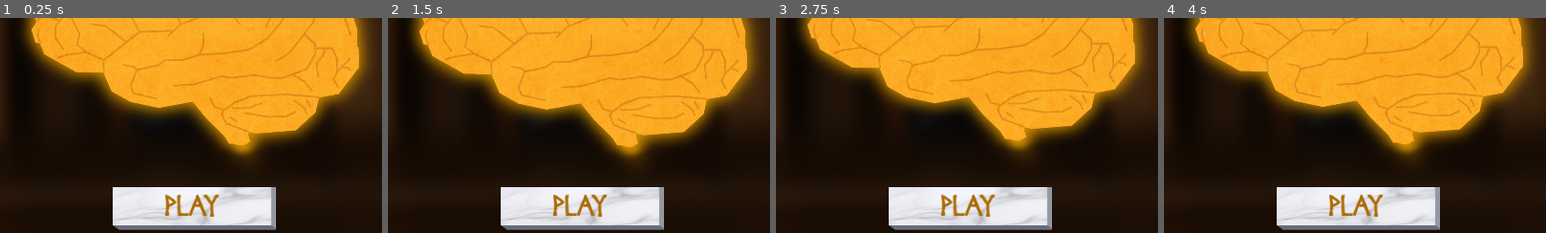
Above: before the commit, frames 1-4 (left to right).
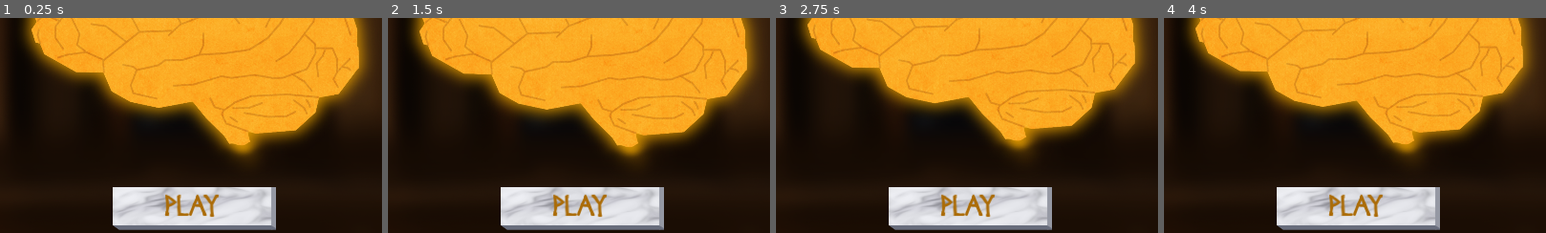
Above: after the commit, the same moments.

Repository: hulien22/ldjam54
Game: Godot game, scene res://scenes/mainmenu.tscn
Two runs of this game, one before a commit and one after it. Both use one fixed random seed, a clock stepped at 60 frames per second and the inputs below. The engine's default icon, where the game draws it, is replaced by a stand-in: a white triangle on a blue panel in a dark square.
Inputs (mouse positions are % of the whole screen's width and height, from its top left):
- Up to frame 1 (0.25 s): no input
- Up to frame 2 (1.5 s): move the mouse to (72, 45) at 0.52 s; tap Backspace (keybspace) at 0.6 s; click (72, 45) at 0.67 s; drag from (30, 55) to (45, 70) at 1.27 s
- Up to frame 3 (2.75 s): move the mouse to (60, 28) at 2.02 s; tap Backspace (keybspace) at 2.1 s; click (60, 28) at 2.17 s
- Up to frame 4 (4 s): drag from (45, 70) to (20, 35) at 2.77 s; move the mouse to (80, 65) at 3.52 s; tap Backspace (keybspace) at 3.6 s; click (80, 65) at 3.67 s
The pictures show only the part of the screen within x 24-74%, y 47-97%; the shares and areas given below are measured in that part.

The runs differ from the first frame. In frame 1, 1.7% of the frame differs, in the area x 29-71%, y 78-97%; in frame 2, 1.7%; in frame 3, 1.7%; in frame 4, 1.7%.

Commit message:
remove debug output

Diff:
--- a/project.godot
+++ b/project.godot
@@ -10,10 +10,11 @@
 
 [application]
 
-config/name="ldjam54"
+config/name="Minimus Brainius"
 run/main_scene="res://scenes/mainmenu.tscn"
 config/features=PackedStringArray("4.1", "Forward Plus")
-config/icon="res://art/icon.svg"
+boot_splash/image="res://art/Backgrounds/Main_BG.png"
+config/icon="res://art/Icons/Brain_Icon.png"
 
 [autoload]
 
--- a/scenes/dev/generate_tactics.gd
+++ b/scenes/dev/generate_tactics.gd
@@ -16,7 +16,7 @@
 
 func select_score(score:int):
 	# print message to copy into code
-	print("\t\"" + t1.name_ + "-" + t2.name_ + "\" : " + str(score) + ",");
+	#print("\t\"" + t1.name_ + "-" + t2.name_ + "\" : " + str(score) + ",");
 	# insert into map so we don't pick again.
 	Global.tactics_score[t1.name_ + "-" + t2.name_] = score;
 	gen_next()
--- a/scripts/Brain.gd
+++ b/scripts/Brain.gd
@@ -22,7 +22,7 @@
 var update_button_scene: Node2D;
 
 func _ready():
-	print("test")
+#	print("test")
 	for h in size.y:
 		var str= ""
 		grid.append([])
@@ -39,7 +39,7 @@
 			else:
 				gridTile.lock();
 			grid[h].append(gridTile)
-		print(str)
+#		print(str)
 			#var char = word[x][y]
 			#var tile = tileScene.instantiate()
 			#tile.scale = Vector2(tileScale,tileScale)
@@ -104,18 +104,18 @@
 	var grid_width = (max_col - min_col + bonus) * get_tile_width();
 	var grid_height = (max_row - min_row + bonus) * get_tile_width();
 
-	print(grid_width, " ", grid_height, " ", bwidth, " ", bheight);
+#	print(grid_width, " ", grid_height, " ", bwidth, " ", bheight);
 	# want the ratio of brain:grid to be 1.1:1
 	$BG.scale.x = (target_brain_grid_ratio * grid_width) / bwidth;
 	$BG.scale.y = (target_brain_grid_ratio * grid_height) / bheight;
 
 func move_grid_word_tiles():
 	for word_tile in word_tiles:
-		print(word_tile.word, " ", word_tile.grid_posn);
+#		print(word_tile.word, " ", word_tile.grid_posn);
 		if word_tile.on_grid():
 			word_tile.global_position.x = $GridHolder.global_position.x + word_tile.grid_posn.x * get_tile_width();
 			word_tile.global_position.y = $GridHolder.global_position.y + word_tile.grid_posn.y * get_tile_width();
-			print(word_tile.word, " ", word_tile.global_position);
+#			print(word_tile.word, " ", word_tile.global_position);
 
 func render():
 	render_grid();
@@ -155,7 +155,7 @@
 	update_button_scene = scene;
 
 func _on_tile_clicked(gridPosn:Vector2):
-	print(gridPosn)
+#	print(gridPosn)
 	if state_ == Global.BrainState.EXPANDING:
 		var clickedTile = grid[gridPosn.y][gridPosn.x]
 		if clickedTile.isLocked():
@@ -229,15 +229,15 @@
 
 
 func _handle_clicked_word_tile(word_tile: WordTile, selected:bool):
-	print("CLICKED ", word_tile.word, " ", word_tile);
+#	print("CLICKED ", word_tile.word, " ", word_tile);
 	combat_scene.add_word_tile(word_tile, selected);
 
 
 func _handle_dropped_word_tile(word_tile: WordTile):
-	print("DROPPED ", word_tile.word, " ", word_tile);
+#	print("DROPPED ", word_tile.word, " ", word_tile);
 	var res:Array = check_for_valid_placement(word_tile);
 
-	print(res);
+#	print(res);
 	if (res[0] && res[1]):
 		# invalid spot to be dropped, return word tile back to previous location
 		word_tile.return_to_prev_loc();
--- a/scripts/Global.gd
+++ b/scripts/Global.gd
@@ -11,11 +11,11 @@
 	var file = FileAccess.open(words_file.resource_path, FileAccess.READ)
 	data = JSON.parse_string(file.get_as_text())
 	load_debate_questions();
-	print(data.words.positive)
-	print(get_word())
-	print(get_word())
-	print(get_word())
-	print(get_word())
+#	print(data.words.positive)
+#	print(get_word())
+#	print(get_word())
+#	print(get_word())
+#	print(get_word())
 	reset_used_prompts()
 
 func get_word() -> String:
--- a/scripts/Location.gd
+++ b/scripts/Location.gd
@@ -46,7 +46,7 @@
 		add_child(line)
 
 func _on_pressed():
-	print("here")
+	#print("here")
 	activate(false)
 	moved_to_location.emit(self)
 	for connection in connections:
--- a/scripts/Map.gd
+++ b/scripts/Map.gd
@@ -94,7 +94,7 @@
 	current_location = location
 	$PlayerMapMarker.position = location.position
 	moved_to_location.emit(location)
-	print(location.position)
+	#print(location.position)
 
 func set_enabled(enabled: bool = true):
 	for connection in current_location.connections:
--- a/scripts/WordTile.gd
+++ b/scripts/WordTile.gd
@@ -79,7 +79,7 @@
 	else:
 		emit_signal("was_dropped", self);
 
-	print("is selected",isSelected)
+	#print("is selected",isSelected)
 
 func return_to_prev_loc():
 	global_position = picked_up_posn;
@@ -90,7 +90,7 @@
 		direction = Direction.DOWN;
 
 func set_clicked(isSel: bool):
-	print("CLICKED ", word, " ", isSel);
+	#print("CLICKED ", word, " ", isSel);
 	if (isSel):
 		set_state(Global.TileState.DISABLED);
 	else:
--- a/scripts/combat.gd
+++ b/scripts/combat.gd
@@ -133,7 +133,7 @@
 		push_error("Returned error!", result, response_code, body);
 		generate_random_results();
 
-	print(body.get_string_from_utf8())
+#	print(body.get_string_from_utf8())
 	print(result_scores)
 
 	_move_to_next_phase();
